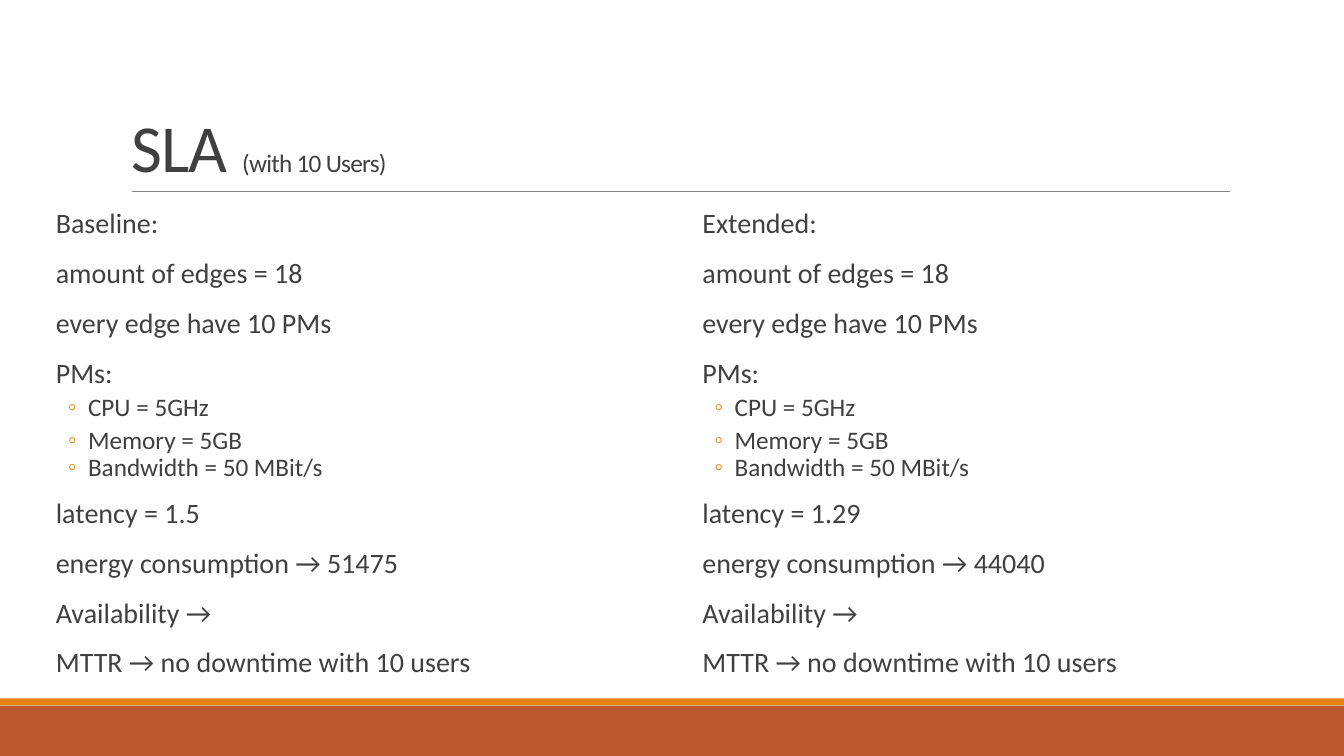
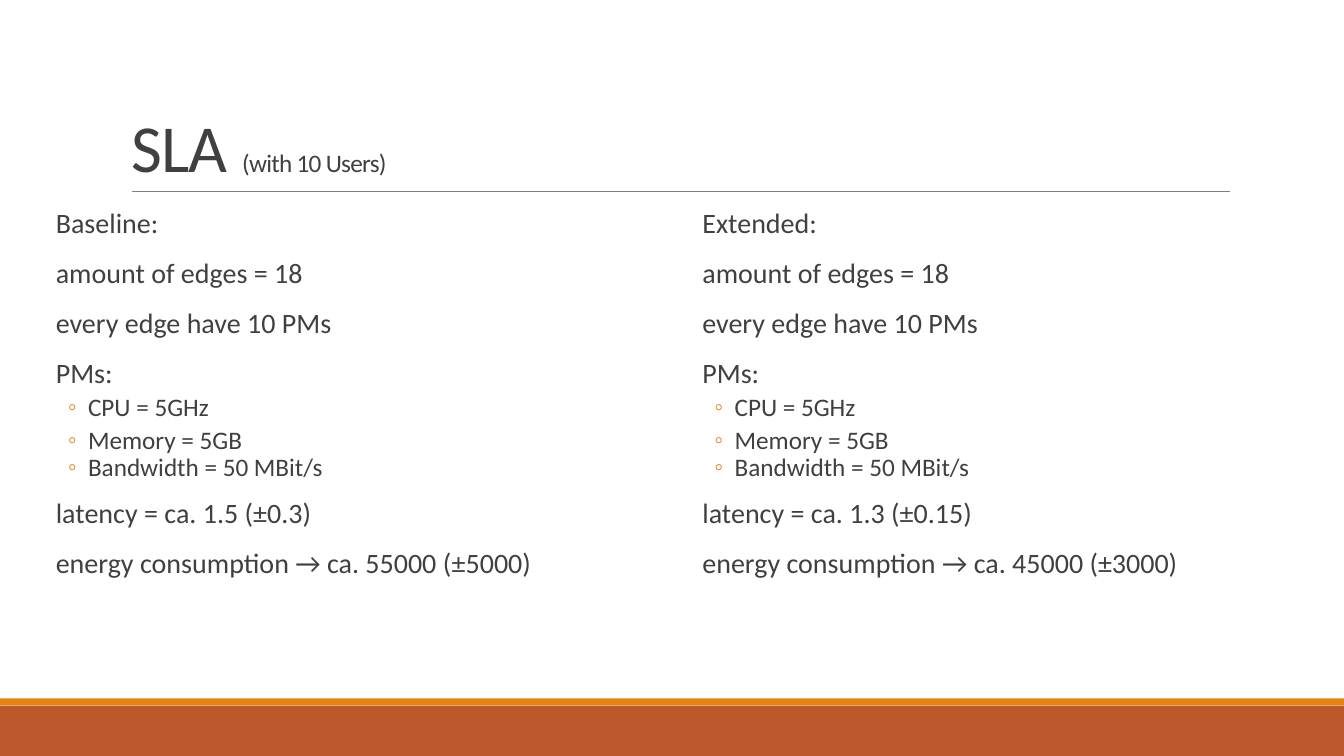
Before and after one commit to BauerMatthias/ECommerce, a slide deck: slide 9 of Lab2/Presentation2.pptx. Drawn at 1344x756 pixels with LibreOffice and Linux fonts; fonts in the diff are those of the drawing. Boxes give left, top, right and bottom in pixels: in the first picture for what was removed or moved away, otherwise in the second. Text is boxed around its words. In the diff, an @@ line names an element or a change of style, - is before the commit and + after.

Commit message:
Presentation 2

```diff
--- a/Lab2/Presentation2.pptx
+++ b/Lab2/Presentation2.pptx
@@ text at [56, 502, 531, 578]: text changed @@
-  latency = 1.5
-  energy consumption → 51475
-  Availability →
-  MTTR → no downtime with 10 users
+  latency = ca. 1.5 (±0.3)
+  energy consumption → ca. 55000 (±5000)
@@ text at [702, 503, 1178, 578]: text changed @@
-  latency = 1.29
-  energy consumption → 44040
-  Availability →
-  MTTR → no downtime with 10 users
+  latency = ca. 1.3 (±0.15)
+  energy consumption → ca. 45000 (±3000)
```
